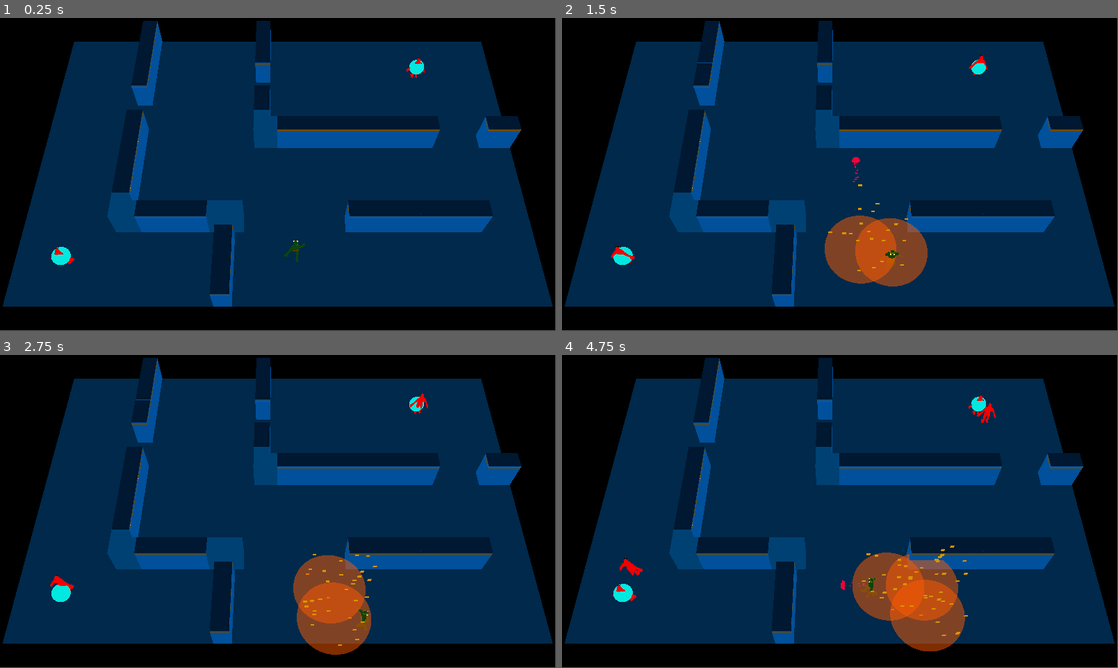
Above: before the commit, frames 1-4 (two rows, left to right).
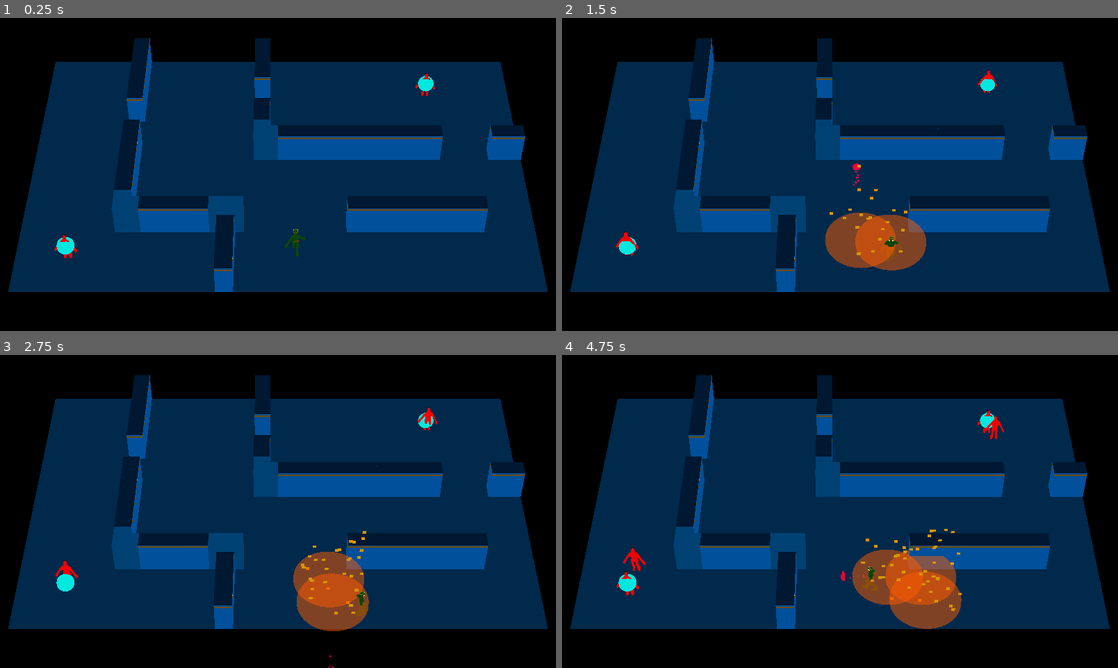
Above: after the commit, the same moments.

Repository: ralabate/30ddl
Game: Godot game, scene res://main.tscn
Two runs of this game, one before a commit and one after it. Both use one fixed random seed, a clock stepped at 60 frames per second and the inputs below.
Inputs:
- Up to frame 1 (0.25 s): no input
- Up to frame 2 (1.5 s): tap Enter (ui_accept) at 0.5, 0.77 s; hold Right (ui_right) 0.53-1.28 s; tap A (player_mine) at 0.6, 1.35 s; hold Down (ui_down) from 1.28 s (still down)
- Up to frame 3 (2.75 s): tap Enter (ui_accept) at 1.52 s; release Down (ui_down) at 2.03 s; hold Right (ui_right) from 2.03 s (still down); tap A (player_mine) at 2.1 s
- Up to frame 4 (4.75 s): release Right (ui_right) at 2.78 s; hold Up (ui_up) 2.78-3.53 s; tap A (player_mine) at 2.85, 3.6, 4.35 s; tap Enter (ui_accept) at 3.02, 3.77, 4.52 s; hold Left (ui_left) from 3.53 s (still down)
In our replay, the window is 799x449 before the commit and 800x450 after it. These sizes can differ from the game's own. Grey fills any space a smaller window leaves; there, only what the larger window draws over its background counts as a difference.

The runs differ from the first frame. In frame 1, 19% of the frame differs, in the area x 0-100%, y 0-93%; in frame 2, 20%; in frame 3, 21%; in frame 4, 21%, in the area x 0-100%, y 0-95%.

Commit message:
setting the viewport resolution to 1280x720

Diff:
--- a/gauntlet/main.tscn
+++ b/gauntlet/main.tscn
@@ -17,9 +17,9 @@
 unique_name_in_owner = true
 
 [node name="Camera3D" type="Camera3D" parent="."]
-transform = Transform3D(1, 0, 0, 0, 0.526956, 0.849893, 0, -0.849893, 0.526956, 0, 29.1784, 19.5912)
+transform = Transform3D(1, 0, 0, 0, 0.707107, 0.707107, 0, -0.707107, 0.707107, 0, 51.2774, 52.0472)
 environment = SubResource("Environment_h2yge")
-fov = 31.8
+fov = 15.0
 
 [node name="Player" parent="." instance=ExtResource("1_ig7tw")]
 unique_name_in_owner = true
--- a/gauntlet/project.godot
+++ b/gauntlet/project.godot
@@ -15,6 +15,11 @@
 config/features=PackedStringArray("4.4", "Forward Plus")
 config/icon="res://icon.svg"
 
+[display]
+
+window/size/viewport_width=1280
+window/size/viewport_height=720
+
 [input]
 
 player_mine={
